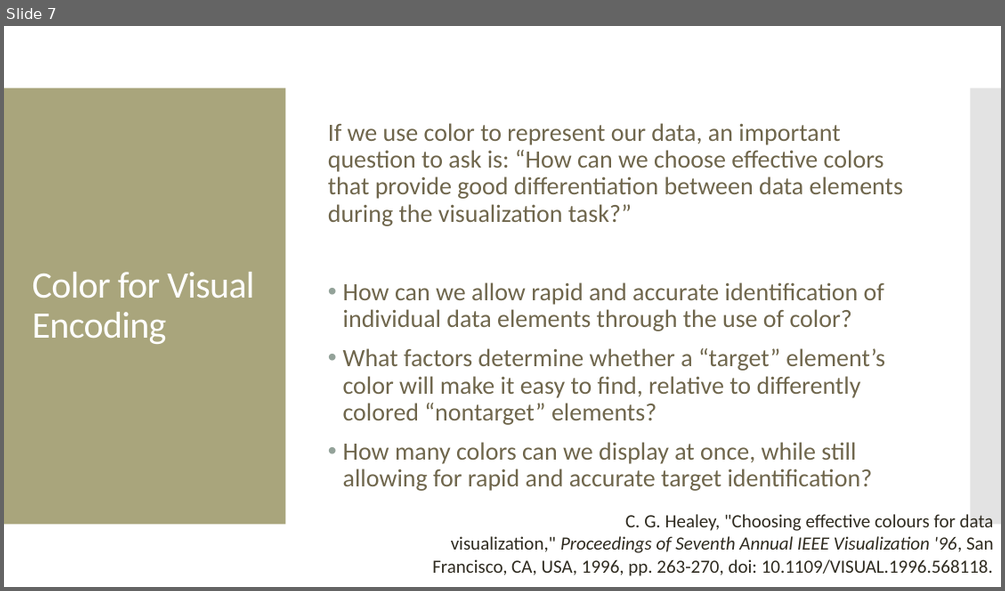
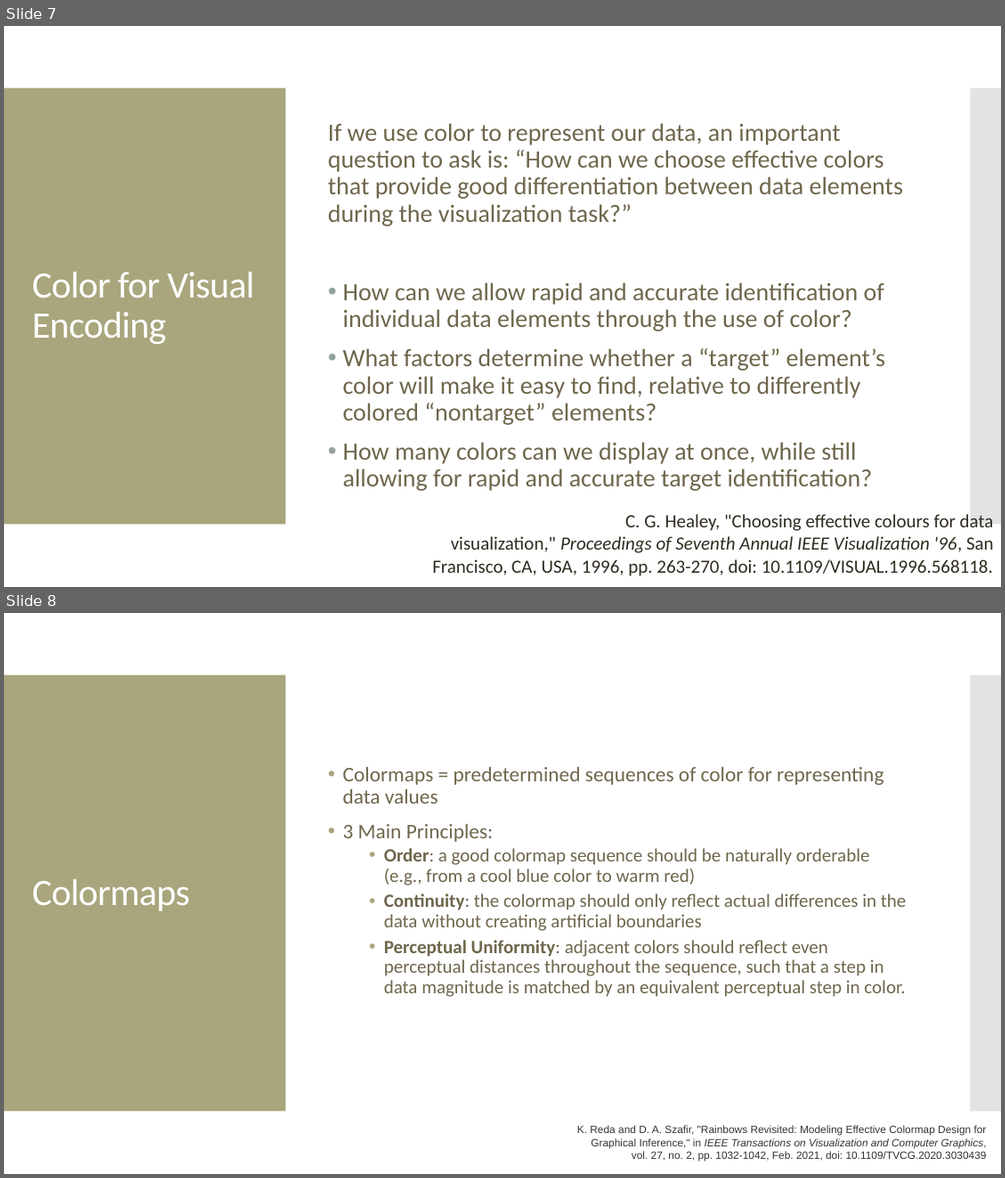
Before and after one commit to amosca01/SDS-CSC109, a slide deck: slides/06-color.pptx. Shown one above the other, each under a label of ours: slide 7 before the commit, slides 7 and 8 after it. The pictures are 1005x591 and 1005x1178 pixels, drawn with LibreOffice and Linux fonts; fonts in the diff are those of the drawing. Boxes give left, top, right and bottom in pixels: in the first picture for what was removed or moved away, otherwise in the second. Text is boxed around its words. In the diff, an @@ line names an element or a change of style, - is before the commit and + after.

Commit message:
new slides

```diff
--- a/slides/06-color.pptx
+++ b/slides/06-color.pptx
@@ slide 8 added at (x1=4, y1=613, x2=1001, y2=1174), background #FFFFFF; not listed: 2 template elements that a slide beside it also shows @@
@@ text added at (x1=343, y1=767, x2=906, y2=997), 18 pt, text #6F664C @@
+• Colormaps = predetermined sequences of color for representing data values
+• 3 Main Principles:
+  • Order: a good colormap sequence should be naturally orderable (e.g., from a cool blue color to warm red)
+  • Continuity: the colormap should only reflect actual differences in the data without creating artificial boundaries
+  • Perceptual Uniformity: adjacent colors should reflect even perceptual distances throughout the sequence, such that a step in data magnitude is matched by an equivalent perceptual step in color.
@@ title added at (x1=32, y1=879, x2=190, y2=911), 36 pt, text #FFFFFF @@
+Colormaps
@@ text added at (x1=577, y1=1125, x2=987, y2=1161), 10.2 pt, text #333333 @@
+K. Reda and D. A. Szafir, "Rainbows Revisited: Modeling Effective Colormap Design for Graphical Inference," in IEEE Transactions on Visualization and Computer Graphics, vol. 27, no. 2, pp. 1032-1042, Feb. 2021, doi: 10.1109/TVCG.2020.3030439
```
Also in this commit, not shown: 2 other slides added, 2 slides removed, 6 other files.
